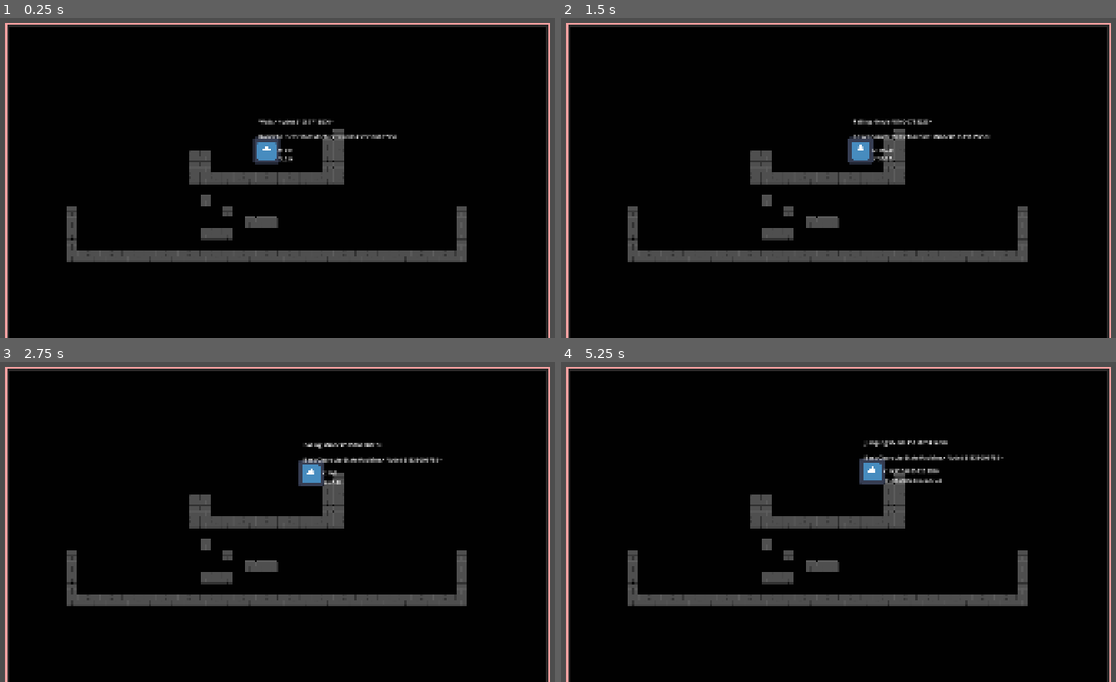
Above: before the commit, frames 1-4 (two rows, left to right).
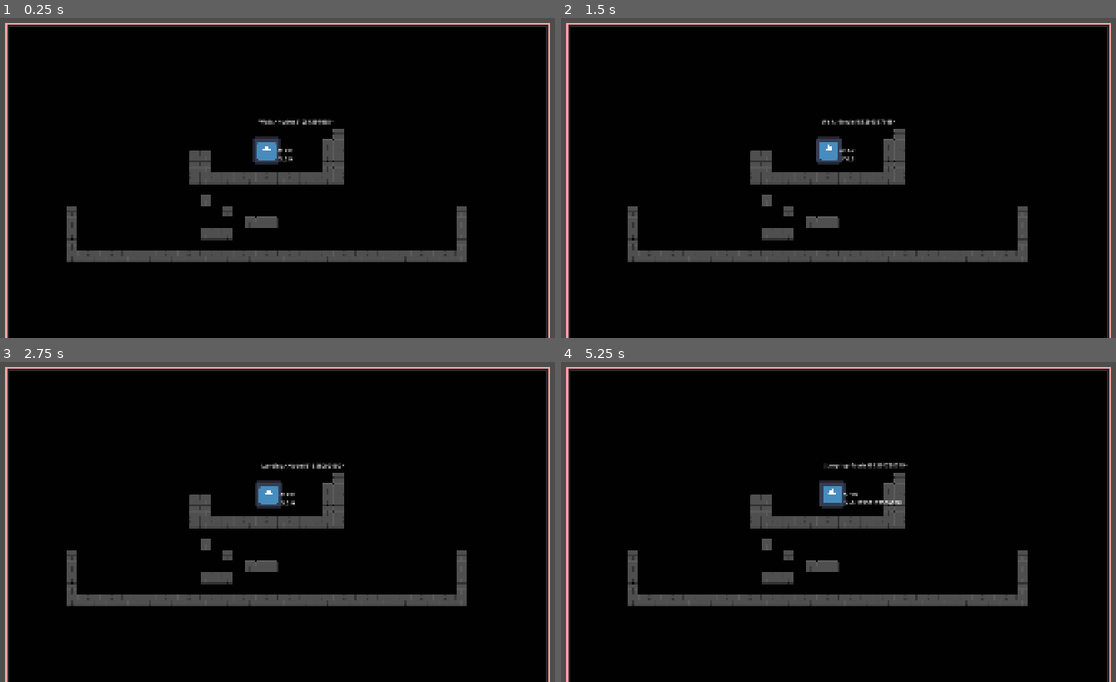
Above: after the commit, the same moments.

Repository: CamdenPix/GameOff-2026
Game: Godot game, scene res://scenes/main_game.tscn
Same seed, same stepped clock (60 frames per second), same inputs: the game is played once before the commit and once after it. The engine's default icon, where the game draws it, is replaced by a stand-in: a white triangle on a blue panel in a dark square.
Inputs:
- Up to frame 1 (0.25 s): no input
- Up to frame 2 (1.5 s): tap Enter at 0.5 s; hold D (move_right) from 0.53 s (still down); tap Space (jump) at 0.6, 0.77, 1.07, 1.35 s
- Up to frame 3 (2.75 s): tap Space (jump) at 1.52, 1.82, 2.1 s; release D (move_right) at 2.03 s; hold Left (left) from 2.03 s (still down)
- Up to frame 4 (5.25 s): release Left (left) at 2.78 s; hold D (move_right) 2.78-4.28 s; tap Space (jump) at 2.85, 3.02, 3.32, 3.6, 3.77, 4.07, 4.35, 4.52, 4.82, 5.1 s; hold Left (left) 4.28-5.03 s; hold D (move_right) from 5.03 s (still down)

The runs differ from the first frame. In frame 1, 0.3% of the frame differs, in the area x 46-72%, y 32-38%; in frame 2, 1.4%; in frame 3, 1.5%; in frame 4, 1.7%, in the area x 46-80%, y 24-46%.

Commit message:
ok TRYING to make it SUPER fucking simple to create and test new animals. dont know if this is agood design or not

Diff:
--- /dev/null
+++ b/Scripts/Abstract State Scripts/animal_resource.gd
@@ -0,0 +1,5 @@
+class_name Animal_Resource extends Resource
+
+@export var collision_shape: Shape2D
+
+@export var sprite: Texture2D
--- a/Scripts/Abstract State Scripts/child_state_machine.gd
+++ b/Scripts/Abstract State Scripts/child_state_machine.gd
@@ -13,11 +13,30 @@
 
 var current_state: State
 
-
+@export var animal_resource: Animal_Resource
 
 @export var deactive_state: State
 @export var base_state: State
 var localOldStateMachine: ChildStateMachine
+
+@export_category("Movement Parameters")
+@export var Jump_Peak_Time: float = .5
+@export var Jump_Fall_Time: float = .5
+@export var Jump_Height: float = 2.0
+@export var Jump_Distance: float = 4.0
+@export var Jump_Release_Shorthop:float = .6
+
+
+
+var Speed: float = 5.0
+var Jump_Velocity: float = 5.0
+var Jump_Gravity: float = ProjectSettings.get_setting("physics/3d/default_gravity")
+var Fall_Gravity: float = 5.0
+
+
+func _ready() -> void:
+	animal = null
+	Calculate_Movement_Parameters()
 
 func enter(oldStateMachine: State) ->void:
 	localOldStateMachine = oldStateMachine
@@ -29,6 +48,7 @@
 func init(parent: Player) -> void:
 	for child in get_children():
 		child.parent = parent
+		child.animal = self
 
 	change_state(starting_state)
 
@@ -72,6 +92,14 @@
 	if new_animal is ChildStateMachine:
 		return new_animal
 	return
+
+
+func Calculate_Movement_Parameters()->void:
+	Jump_Gravity = (2*Jump_Height)/pow(Jump_Peak_Time,2)
+	Fall_Gravity = (2*Jump_Height)/pow(Jump_Fall_Time,2)
+	Jump_Velocity = Jump_Gravity * Jump_Peak_Time
+	Speed = Jump_Distance/(Jump_Peak_Time+Jump_Fall_Time)
+
 @abstract func animal_process_physics(delta:float) -> ChildStateMachine
 @abstract func animal_process_input(event: InputEvent) -> ChildStateMachine
 @abstract func animal_process_frame(delta: float ) -> ChildStateMachine
--- a/Scripts/Abstract State Scripts/state.gd
+++ b/Scripts/Abstract State Scripts/state.gd
@@ -7,26 +7,11 @@
 @export
 var custom_animation_logic: bool = false
 
-@export_category("Movement Parameters")
-@export var Jump_Peak_Time: float = .5
-@export var Jump_Fall_Time: float = .5
-@export var Jump_Height: float = 2.0
-@export var Jump_Distance: float = 4.0
-@export var Jump_Release_Shorthop:float = .6
 
-
-
-var Speed: float = 5.0
-var Jump_Velocity: float = 5.0
-var Jump_Gravity: float = ProjectSettings.get_setting("physics/3d/default_gravity")
-var Fall_Gravity: float = 5.0
 @export
 var parent: CharacterBody2D
 var localOldState: State
-
-
-func _ready() -> void:
-	Calculate_Movement_Parameters()
+var animal: ChildStateMachine
 
 func enter(oldState: State) -> void:
 	#parent.animations.play(animation_name)
@@ -43,9 +28,3 @@
 
 func process_physics(delta: float) -> State:
 	return null
-
-func Calculate_Movement_Parameters()->void:
-	Jump_Gravity = (2*Jump_Height)/pow(Jump_Peak_Time,2)
-	Fall_Gravity = (2*Jump_Height)/pow(Jump_Fall_Time,2)
-	Jump_Velocity = Jump_Gravity * Jump_Peak_Time
-	Speed = Jump_Distance/(Jump_Peak_Time+Jump_Fall_Time)
--- a/Scripts/Player/Basic/dashing.gd
+++ b/Scripts/Player/Basic/dashing.gd
@@ -17,5 +17,5 @@
 
 func process_physics(delta: float) -> State:
 	var raw_input: Vector2 = Input.get_vector("left","right","up","down")
-	parent.velocity.x = raw_input.x * Speed
+	parent.velocity.x = raw_input.x * animal.Speed
 	return null
--- a/Scripts/Player/Basic/falling.gd
+++ b/Scripts/Player/Basic/falling.gd
@@ -4,7 +4,7 @@
 @export var landing_state: LandingState
 func enter(oldState: State) -> void:
 	#parent.animations.play(animation_name)
-	parent.velocity.y =0
+	#parent.velocity.y =0
 	pass
 
 func exit(newState: State) -> void:
@@ -18,8 +18,8 @@
 
 func process_physics(delta: float) -> State:
 	var raw_input: Vector2 = Input.get_vector("move_left","move_right","move_up","move_down")
-	parent.velocity.x = raw_input.x * Speed
-	parent.velocity.y += Fall_Gravity
+	parent.velocity.x = raw_input.x * animal.Speed
+	parent.velocity.y += animal.Fall_Gravity
 	if parent.is_on_floor():
 		return landing_state
 	return null
--- a/Scripts/Player/Basic/jump.gd
+++ b/Scripts/Player/Basic/jump.gd
@@ -4,7 +4,7 @@
 @export var falling_state: FallingState
 func enter(oldState: State) -> void:
 	#parent.animations.play(animation_name)
-	parent.velocity.y = -Jump_Velocity
+	parent.velocity.y = -animal.Jump_Velocity
 	pass
 
 func exit(newState: State) -> void:
@@ -18,9 +18,9 @@
 
 func process_physics(delta: float) -> State:
 	var raw_input: Vector2 = Input.get_vector("move_left","move_right","move_up","move_down")
-	parent.velocity.x = raw_input.x * Speed
-	if parent.velocity.y + Jump_Gravity * delta < 0:
-		parent.velocity.y += Jump_Gravity * delta
+	parent.velocity.x = raw_input.x * animal.Speed
+	if parent.velocity.y + animal.Jump_Gravity * delta < 0:
+		parent.velocity.y += animal.Jump_Gravity * delta
 		#print(Jump_Gravity, parent.velocity)
 	else:
 		return falling_state
--- a/Scripts/Player/Basic/landing.gd
+++ b/Scripts/Player/Basic/landing.gd
@@ -1,22 +1,22 @@
 @icon("res://assets/chip-svgrepo-com.svg")
 class_name LandingState extends State
-@export var timer: Timer
-@export var idle_state: State
-@export var walking_state: State
+@export var idle_timer: Timer
+@export var idle_state: IdleState
+@export var walking_state: WalkingState
 var return_idle_state: State
 
 func enter(oldState: State) -> void:
 	#parent.animations.play(animation_name)
-	timer.start()
+	idle_timer.start()
 	pass
 
 func exit(newState: State) -> void:
-	timer.stop()
+	idle_timer.stop()
 	return_idle_state = null
 	pass
 
 func process_input(event: InputEvent) -> State:
-	var raw_input: Vector2 = Input.get_vector("left","right","up","down")
+	var raw_input: Vector2 = Input.get_vector("move_left","move_right","move_up","move_down")
 	if raw_input:
 		return walking_state
 	return null
--- a/Scripts/Player/Basic/walk.gd
+++ b/Scripts/Player/Basic/walk.gd
@@ -1,4 +1,5 @@
 @icon("res://assets/chip-svgrepo-com.svg")
+@abstract
 class_name WalkingState extends State
 @export var dash_threshold: float = .3
 @export var dashing_state: DashingState
@@ -6,6 +7,7 @@
 @export var falling_state: FallingState
 @export var coyote_timer: Timer
 var coyote_timer_fall: bool = false
+
 func enter(oldState: State) -> void:
 	#parent.animations.play(animation_name)
 
@@ -27,13 +29,13 @@
 
 func process_physics(delta: float) -> State:
 	var raw_input: Vector2 = Input.get_vector("move_left","move_right","move_up","move_down")
-	parent.velocity.x = raw_input.x * Speed
+	parent.velocity.x = raw_input.x * animal.Speed
 	#if abs(raw_input.x) > dash_threshold:
 		#return dashing_state
 
 	if parent.is_on_floor():
 		coyote_timer.stop()
-		parent.velocity.y += Fall_Gravity * delta
+		parent.velocity.y += animal.Fall_Gravity * delta
 	else:
 		if coyote_timer_fall:
 			return falling_state
@@ -43,7 +45,11 @@
 
 	return null
 
-
 func _on_timer_timeout() -> void:
 	coyote_timer_fall = true
 	pass
+@abstract func additiona_exit_logic(newState: State) -> void
+@abstract func additional_enter_logic(oldState: State) -> void
+@abstract func additional_process_physics_logic(delta:float) -> State
+@abstract func additional_process_frame_logic(delta:float) -> State
+@abstract func additional_process_input_logic(event: InputEvent) -> State
--- a/Scripts/Player/Monkey/monkey_state_machine.gd
+++ b/Scripts/Player/Monkey/monkey_state_machine.gd
@@ -1,10 +1,12 @@
 @icon("res://assets/animal-footprint-svgrepo-com.svg")
 
 extends ChildStateMachine
-
+@export var Bird: ChildStateMachine
 func animal_process_physics(delta:float) -> ChildStateMachine:
 	return
 func animal_process_input(event: InputEvent) -> ChildStateMachine:
+	if Input.is_action_just_pressed("up"):
+		return Bird
 	return
 func animal_process_frame(delta: float ) -> ChildStateMachine:
 	return
--- /dev/null
+++ b/Scripts/Player/SugarBear/Walk.gd
@@ -0,0 +1,12 @@
+extends WalkingState
+
+func additiona_exit_logic(newState: State) -> void:
+	return
+func additional_enter_logic(oldState: State) -> void:
+	return
+func additional_process_physics_logic(delta:float) -> State:
+	return
+func additional_process_frame_logic(delta:float) -> State:
+	return
+func additional_process_input_logic(event: InputEvent) -> State:
+	return
--- /dev/null
+++ b/Scripts/Player/SugarBear/dashing.gd
@@ -0,0 +1,12 @@
+extends DashingState
+
+func additiona_exit_logic(newState: State) -> void:
+	return
+func additional_enter_logic(oldState: State) -> void:
+	return
+func additional_process_physics_logic(delta:float) -> State:
+	return
+func additional_process_frame_logic(delta:float) -> State:
+	return
+func additional_process_input_logic(event: InputEvent) -> State:
+	return
--- /dev/null
+++ b/Scripts/Player/SugarBear/falling.gd
@@ -0,0 +1,12 @@
+extends FallingState
+
+func additiona_exit_logic(newState: State) -> void:
+	return
+func additional_enter_logic(oldState: State) -> void:
+	return
+func additional_process_physics_logic(delta:float) -> State:
+	return
+func additional_process_frame_logic(delta:float) -> State:
+	return
+func additional_process_input_logic(event: InputEvent) -> State:
+	return
--- /dev/null
+++ b/Scripts/Player/SugarBear/idle.gd
@@ -0,0 +1,12 @@
+extends IdleState
+
+func additiona_exit_logic(newState: State) -> void:
+	return
+func additional_enter_logic(oldState: State) -> void:
+	return
+func additional_process_physics_logic(delta:float) -> State:
+	return
+func additional_process_frame_logic(delta:float) -> State:
+	return
+func additional_process_input_logic(event: InputEvent) -> State:
+	return
--- /dev/null
+++ b/Scripts/Player/SugarBear/jumping.gd
@@ -0,0 +1,12 @@
+extends JumpingState
+
+func additiona_exit_logic(newState: State) -> void:
+	return
+func additional_enter_logic(oldState: State) -> void:
+	return
+func additional_process_physics_logic(delta:float) -> State:
+	return
+func additional_process_frame_logic(delta:float) -> State:
+	return
+func additional_process_input_logic(event: InputEvent) -> State:
+	return
--- /dev/null
+++ b/Scripts/Player/SugarBear/landing.gd
@@ -0,0 +1,12 @@
+extends LandingState
+
+func additiona_exit_logic(newState: State) -> void:
+	return
+func additional_enter_logic(oldState: State) -> void:
+	return
+func additional_process_physics_logic(delta:float) -> State:
+	return
+func additional_process_frame_logic(delta:float) -> State:
+	return
+func additional_process_input_logic(event: InputEvent) -> State:
+	return
--- a/scenes/player.tscn
+++ b/scenes/player.tscn
@@ -4,25 +4,33 @@
 [ext_resource type="Script" uid="uid://chc56cy76um8y" path="res://scenes/player.gd" id="1_dqkch"]
 [ext_resource type="Script" uid="uid://ca8ix522mmcvv" path="res://Scripts/Player/Bird/bird_state_machine.gd" id="2_g2els"]
 [ext_resource type="Script" uid="uid://cydbmyrb042lj" path="res://Scripts/Player/Bird/grounded_jump.gd" id="3_qhqgy"]
-[ext_resource type="Script" uid="uid://pjou1r33qex5" path="res://Scripts/Player/Basic/basic_character_state_machine.gd" id="3_tuyoq"]
-[ext_resource type="Script" uid="uid://b0kfnbkbxgdum" path="res://Scripts/Player/Basic/walk.gd" id="4_fjrip"]
-[ext_resource type="Script" uid="uid://cly5p7mmvnpu5" path="res://Scripts/Player/Basic/jump.gd" id="5_oprun"]
+[ext_resource type="Script" uid="uid://cwjt0dqonkxtr" path="res://Scripts/Abstract State Scripts/animal_resource.gd" id="4_a8ls1"]
 [ext_resource type="Texture2D" uid="uid://cingnt5lrcoku" path="res://icon.svg" id="5_qlg0r"]
-[ext_resource type="Script" uid="uid://c3m6lkqnerrbt" path="res://Scripts/Player/Basic/falling.gd" id="6_a8ls1"]
-[ext_resource type="Script" uid="uid://coukjgkamqv1y" path="res://Scripts/Player/Basic/dashing.gd" id="7_qfm1y"]
 [ext_resource type="Script" uid="uid://dysklje3t01br" path="res://Scripts/Player/Bird/flap_wing.gd" id="7_ur7pv"]
-[ext_resource type="Script" uid="uid://ci8f23y6crfi4" path="res://Scripts/Player/Basic/landing.gd" id="8_fulsm"]
+[ext_resource type="Script" uid="uid://5tdjqwwbdmx1" path="res://Scripts/Player/SugarBear/Walk.gd" id="7_y4r1p"]
+[ext_resource type="Script" uid="uid://snt05gduaxdv" path="res://Scripts/Player/SugarBear/dashing.gd" id="8_d2wvv"]
 [ext_resource type="Script" uid="uid://cc5inuve0unp2" path="res://Scripts/Player/Monkey/monkey_state_machine.gd" id="8_y4r1p"]
-[ext_resource type="Script" uid="uid://l8lf80yikd8e" path="res://Scripts/Player/Basic/idle.gd" id="9_4r5pv"]
-[ext_resource type="Script" uid="uid://bcggavhnqflc0" path="res://Scripts/Player/Monkey/walk.gd" id="9_y4r1p"]
-[ext_resource type="Script" uid="uid://c04k6w33bc8vu" path="res://Scripts/Player/Monkey/jump.gd" id="10_d2wvv"]
-[ext_resource type="Script" uid="uid://ciyjvinnx8hbt" path="res://scenes/climb.gd" id="11_3v2ag"]
+[ext_resource type="Script" uid="uid://3jkatjcbd1hb" path="res://Scripts/Player/SugarBear/jumping.gd" id="9_jej6c"]
+[ext_resource type="Script" uid="uid://l4fgobvcx73j" path="res://Scripts/Player/SugarBear/falling.gd" id="10_f1ej7"]
+[ext_resource type="Script" uid="uid://7bb5jq47ukrj" path="res://Scripts/Player/SugarBear/idle.gd" id="11_f1ej7"]
 [ext_resource type="Script" uid="uid://qnmwbc3twpqd" path="res://Scripts/Player/Deactive/deactive_state_machine.gd" id="12_f1ej7"]
+[ext_resource type="Script" uid="uid://cpij4htxn7v7b" path="res://Scripts/Player/SugarBear/landing.gd" id="12_oprun"]
 [ext_resource type="Script" uid="uid://ek1v2tl8c2h8" path="res://Scripts/Player/Deactive/deactive.gd" id="13_oprun"]
 
 [sub_resource type="CapsuleShape2D" id="CapsuleShape2D_60mlk"]
 radius = 32.0
 height = 128.0
+
+[sub_resource type="Resource" id="Resource_oprun"]
+script = ExtResource("4_a8ls1")
+metadata/_custom_type_script = "uid://cwjt0dqonkxtr"
+
+[sub_resource type="CapsuleShape2D" id="CapsuleShape2D_qfm1y"]
+
+[sub_resource type="Resource" id="Resource_a8ls1"]
+script = ExtResource("4_a8ls1")
+collision_shape = SubResource("CapsuleShape2D_qfm1y")
+metadata/_custom_type_script = "uid://cwjt0dqonkxtr"
 
 [node name="Player" type="CharacterBody2D" unique_id=139764919 node_paths=PackedStringArray("parent_state_machine", "velocity_label")]
 script = ExtResource("1_dqkch")
@@ -35,64 +43,15 @@
 [node name="ParentStateMachine" type="Node" parent="." unique_id=661096403 node_paths=PackedStringArray("debug_state_machine_label", "starting_state_machine", "deactive_state", "base_state")]
 script = ExtResource("1_3vyb7")
 debug_state_machine_label = NodePath("../AnimalLabel")
-starting_state_machine = NodePath("BasicCharacterStateMachine")
-deactive_state = NodePath("BasicCharacterStateMachine")
-base_state = NodePath("BasicCharacterStateMachine")
-
-[node name="BasicCharacterStateMachine" type="Node" parent="ParentStateMachine" unique_id=1185985780 node_paths=PackedStringArray("Bird", "debug_state_label", "starting_state", "deactive_state", "base_state")]
-script = ExtResource("3_tuyoq")
-Bird = NodePath("../Bird")
-debug_state_label = NodePath("../../StateLabel")
-starting_state = NodePath("Walk")
-deactive_state = NodePath("Walk")
-base_state = NodePath("Walk")
-
-[node name="Walk" type="Node" parent="ParentStateMachine/BasicCharacterStateMachine" unique_id=170215105 node_paths=PackedStringArray("dashing_state", "jumping_state", "falling_state", "coyote_timer")]
-script = ExtResource("4_fjrip")
-dashing_state = NodePath("../Dashing")
-jumping_state = NodePath("../Jumping")
-falling_state = NodePath("../Falling")
-coyote_timer = NodePath("Timer")
-Jump_Distance = 100.0
-
-[node name="Timer" type="Timer" parent="ParentStateMachine/BasicCharacterStateMachine/Walk" unique_id=1532505563]
-wait_time = 0.3
-one_shot = true
-
-[node name="Jumping" type="Node" parent="ParentStateMachine/BasicCharacterStateMachine" unique_id=2039866107 node_paths=PackedStringArray("falling_state")]
-script = ExtResource("5_oprun")
-falling_state = NodePath("../Falling")
-Jump_Height = 70.0
-Jump_Distance = 100.0
-
-[node name="Falling" type="Node" parent="ParentStateMachine/BasicCharacterStateMachine" unique_id=280046023 node_paths=PackedStringArray("landing_state")]
-script = ExtResource("6_a8ls1")
-landing_state = NodePath("../Landing")
-Jump_Distance = 100.0
-
-[node name="Dashing" type="Node" parent="ParentStateMachine/BasicCharacterStateMachine" unique_id=164653841]
-script = ExtResource("7_qfm1y")
-Jump_Distance = 40.0
-
-[node name="Landing" type="Node" parent="ParentStateMachine/BasicCharacterStateMachine" unique_id=689235889 node_paths=PackedStringArray("timer", "idle_state", "walking_state")]
-script = ExtResource("8_fulsm")
-timer = NodePath("Timer")
-idle_state = NodePath("../Idle")
-walking_state = NodePath("../Walk")
-
-[node name="Timer" type="Timer" parent="ParentStateMachine/BasicCharacterStateMachine/Landing" unique_id=1048163292]
-wait_time = 0.35
-one_shot = true
-
-[node name="Idle" type="Node" parent="ParentStateMachine/BasicCharacterStateMachine" unique_id=274842304 node_paths=PackedStringArray("walking_state", "jumping_state")]
-script = ExtResource("9_4r5pv")
-walking_state = NodePath("../Walk")
-jumping_state = NodePath("../Jumping")
+starting_state_machine = NodePath("SugarBear")
+deactive_state = NodePath("DeactiveStateMachine")
+base_state = NodePath("SugarBear")
 
 [node name="Bird" type="Node" parent="ParentStateMachine" unique_id=1290409226 node_paths=PackedStringArray("debug_state_label", "starting_state", "deactive_state", "base_state")]
 script = ExtResource("2_g2els")
 debug_state_label = NodePath("../../StateLabel")
 starting_state = NodePath("Grounded Jump")
+animal_resource = SubResource("Resource_oprun")
 deactive_state = NodePath("Grounded Jump")
 base_state = NodePath("Grounded Jump")
 
@@ -102,21 +61,47 @@
 [node name="Flap Wing" type="Node" parent="ParentStateMachine/Bird" unique_id=1672023302]
 script = ExtResource("7_ur7pv")
 
-[node name="Monkey" type="Node" parent="ParentStateMachine" unique_id=1617720625 node_paths=PackedStringArray("debug_state_label", "starting_state", "deactive_state", "base_state")]
+[node name="SugarBear" type="Node" parent="ParentStateMachine" unique_id=1617720625 node_paths=PackedStringArray("Bird", "debug_state_label", "starting_state", "deactive_state", "base_state")]
 script = ExtResource("8_y4r1p")
+Bird = NodePath("../Bird")
 debug_state_label = NodePath("../../StateLabel")
 starting_state = NodePath("Walk")
-deactive_state = NodePath("Walk")
-base_state = NodePath("Walk")
+animal_resource = SubResource("Resource_a8ls1")
+deactive_state = NodePath("Idle")
+base_state = NodePath("Jumping")
 
-[node name="Walk" type="Node" parent="ParentStateMachine/Monkey" unique_id=1718026456]
-script = ExtResource("9_y4r1p")
+[node name="Walk" type="Node" parent="ParentStateMachine/SugarBear" unique_id=305116382 node_paths=PackedStringArray("dashing_state", "jumping_state", "falling_state", "coyote_timer")]
+script = ExtResource("7_y4r1p")
+dashing_state = NodePath("../Dashing")
+jumping_state = NodePath("../Jumping")
+falling_state = NodePath("../Falling")
+coyote_timer = NodePath("Timer")
 
-[node name="Jump" type="Node" parent="ParentStateMachine/Monkey" unique_id=2125297960]
-script = ExtResource("10_d2wvv")
+[node name="Timer" type="Timer" parent="ParentStateMachine/SugarBear/Walk" unique_id=1749590410]
 
-[node name="Climb" type="Node" parent="ParentStateMachine/Monkey" unique_id=811446954]
-script = ExtResource("11_3v2ag")
+[node name="Dashing" type="Node" parent="ParentStateMachine/SugarBear" unique_id=861785742]
+script = ExtResource("8_d2wvv")
+
+[node name="Jumping" type="Node" parent="ParentStateMachine/SugarBear" unique_id=1989321256 node_paths=PackedStringArray("falling_state")]
+script = ExtResource("9_jej6c")
+falling_state = NodePath("../Falling")
+
+[node name="Falling" type="Node" parent="ParentStateMachine/SugarBear" unique_id=1879153389 node_paths=PackedStringArray("landing_state")]
+script = ExtResource("10_f1ej7")
+landing_state = NodePath("../Landing")
+
+[node name="Idle" type="Node" parent="ParentStateMachine/SugarBear" unique_id=971343740 node_paths=PackedStringArray("walking_state", "jumping_state")]
+script = ExtResource("11_f1ej7")
+walking_state = NodePath("../Walk")
+jumping_state = NodePath("../Jumping")
+
+[node name="Landing" type="Node" parent="ParentStateMachine/SugarBear" unique_id=1779215012 node_paths=PackedStringArray("idle_timer", "idle_state", "walking_state")]
+script = ExtResource("12_oprun")
+idle_timer = NodePath("Timer")
+idle_state = NodePath("../Idle")
+walking_state = NodePath("../Walk")
+
+[node name="Timer" type="Timer" parent="ParentStateMachine/SugarBear/Landing" unique_id=1157127932]
 
 [node name="DeactiveStateMachine" type="Node" parent="ParentStateMachine" unique_id=1196446141 node_paths=PackedStringArray("starting_state", "deactive_state", "base_state")]
 script = ExtResource("12_f1ej7")
@@ -129,6 +114,7 @@
 script = ExtResource("13_oprun")
 
 [node name="AnimalLabel" type="Label" parent="." unique_id=502794606]
+visible = false
 z_index = 999
 offset_left = -22.0
 offset_top = -52.0
@@ -152,6 +138,3 @@
 offset_top = -13.0
 offset_right = 72.0
 offset_bottom = 10.0
-
-[connection signal="timeout" from="ParentStateMachine/BasicCharacterStateMachine/Walk/Timer" to="ParentStateMachine/BasicCharacterStateMachine/Walk" method="_on_timer_timeout"]
-[connection signal="timeout" from="ParentStateMachine/BasicCharacterStateMachine/Landing/Timer" to="ParentStateMachine/BasicCharacterStateMachine/Landing" method="_on_timer_timeout"]
Not shown, added: Scripts/Abstract State Scripts/animal_resource.gd.uid
Not shown, added: Scripts/Player/SugarBear/Walk.gd.uid
Not shown, added: Scripts/Player/SugarBear/dashing.gd.uid
Not shown, added: Scripts/Player/SugarBear/falling.gd.uid
Not shown, added: Scripts/Player/SugarBear/idle.gd.uid
Not shown, added: Scripts/Player/SugarBear/jumping.gd.uid
Not shown, added: Scripts/Player/SugarBear/landing.gd.uid
